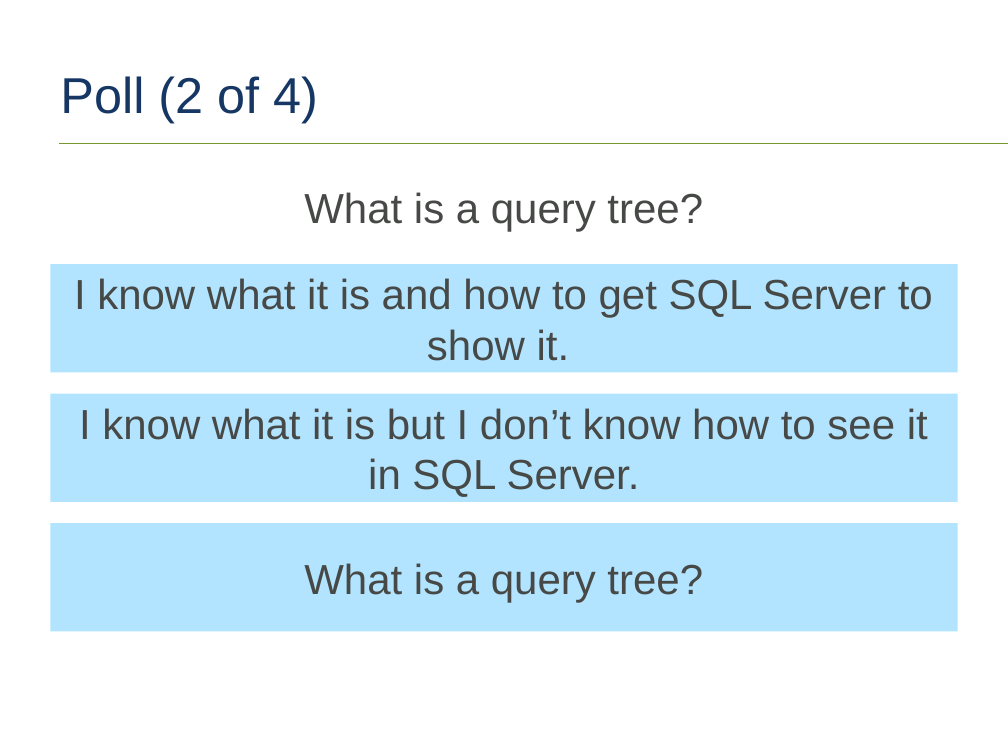
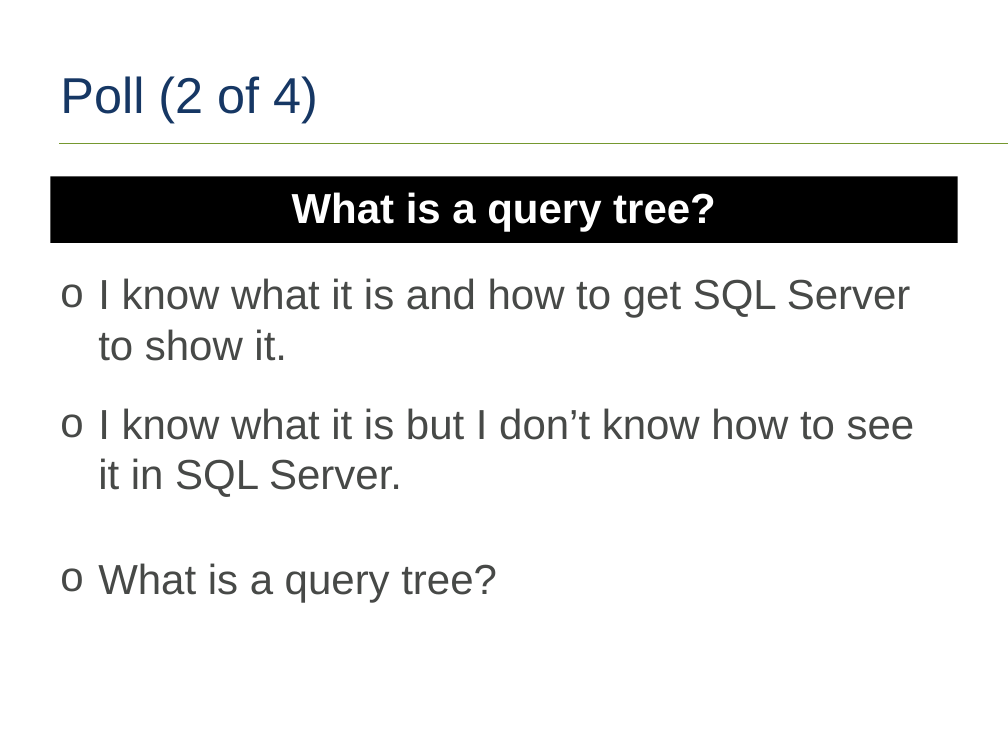
Before and after one commit to tf3604/OptimizerPresentation, a slide deck: slide 8 of Optimizer.pptx. Drawn at 1008x756 pixels with LibreOffice and Linux fonts; fonts in the diff are those of the drawing; background and template pictures are left out. Boxes give left, top, right and bottom in pixels: in the first picture for what was removed or moved away, otherwise in the second. Text is boxed around its words. In the diff, an @@ line names an element or a change of style, - is before the commit and + after.

```diff
--- a/Optimizer.pptx
+++ b/Optimizer.pptx
@@ text "What is a query tree?" at (50,176,958,243): text colour #474947 to #FFFFFF, bold on; fill none to #000000 @@
@@ 4 texts: place and size @@
-4 texts at (50,192,958,631)
+4 texts at (50,176,958,602)
@@ alignment centre to left; bullet none to o; fill #B2E4FF to none in 3 elements at (98,278,911,361), (98,408,915,497), (98,563,497,602) @@
```
Also in this commit, not shown: 3 other slides changed.
